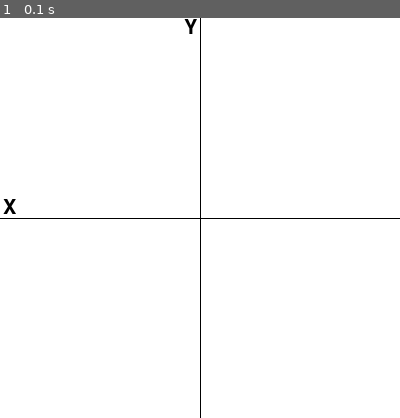
Above: before the commit, frame 1.
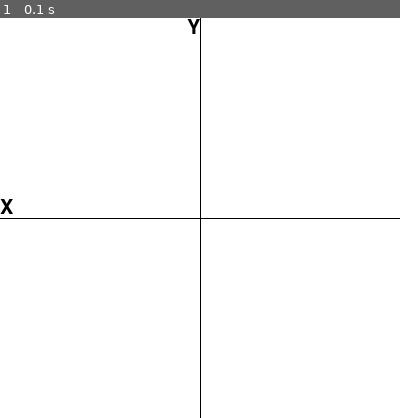
Above: after the commit, the same moment.

Repository: LogicMass621/python
Game: pygame game, started from graphing.py
Two runs of this game, one before a commit and one after it. Both use one fixed random seed, a clock stepped at 60 frames per second and the inputs below.
Inputs:
- Up to frame 1 (0.1 s): no input

The runs differ from the first frame. In frame 1, 0.2% of the frame differs, in the area x 0-50%, y 0-49%.

Commit message:
cleanup graphing.py

Diff:
--- a/graphing.py
+++ b/graphing.py
@@ -1,49 +1,49 @@
 #!/usr/bin/python
 
-import pygame, sys
-from pygame.locals import *
-
-pygame.init()
+import pygame
 
 black = [0, 0, 0]
 white = [255, 255, 255]
-green = [0,255,0]
-blue = [0,0,255]
-X=20
-Y=380
-X2 = 380
-Y2 = 20
 
+screenWidth = 400
+screenHeight = 400
+
+pygame.init()
 pygame.font.init()
-display_surface = pygame.display.set_mode([X,Y])
+pygame.display.set_caption('Graph')
+
 font = pygame.font.Font('freesansbold.ttf', 20)
-text = font.render('X', True, black, white)
-textRect = text.get_rect()
-textRect.center = (X // 2, Y // 2)
+screen = pygame.display.set_mode((screenWidth, screenHeight))
 
-display_surface2 = pygame.display.set_mode([X2,Y2])
-font = pygame.font.Font('freesansbold.ttf', 20)
-text2 = font.render('Y', True, black, white)
-textRect2 = text2.get_rect()
-textRect2.center = (X2 // 2, Y2 // 2)
+textX = font.render('X', True, black, white)
+textRectX = textX.get_rect()
+textY = font.render('Y', True, black, white)
+textRectY = textY.get_rect()
 
-screen = pygame.display.set_mode([400,400])
-pygame.display.set_caption('Graph')
-screen.fill(white)
+def render():
 
-pygame.display.flip()
-display_surface.blit(text, textRect)
-display_surface2.blit(text2, textRect2)
+    screenWidth = screen.get_width()
+    screenHeight = screen.get_height()
 
-class Graph:
-    pygame.draw.line(screen,black, [200,0], [200,400],1)
-    pygame.draw.line(screen,black,[0,200],[400,200],1)
-    x = 200
-    y=200
+    # clear screen to white
+    screen.fill(white)
 
-pygame.display.flip()
+    textRectX.y = screenHeight/2 - textRectX.height
+    textRectY.x = screenWidth/2 - textRectY.width
+
+    screen.blit(textX, textRectX)
+    screen.blit(textY, textRectY)
+
+    pygame.draw.line(screen,black, [screenWidth/2,0], [screenWidth/2,screenHeight],1)
+    pygame.draw.line(screen,black, [0,screenHeight/2],[screenWidth,screenHeight/2],1)
+
+    pygame.display.update()
+
 running = True
 while running:
-  for event in pygame.event.get():
+    event = pygame.event.wait();
+    #print(event)
     if event.type == pygame.QUIT:
-      running = False
+        running = False
+
+    render()
